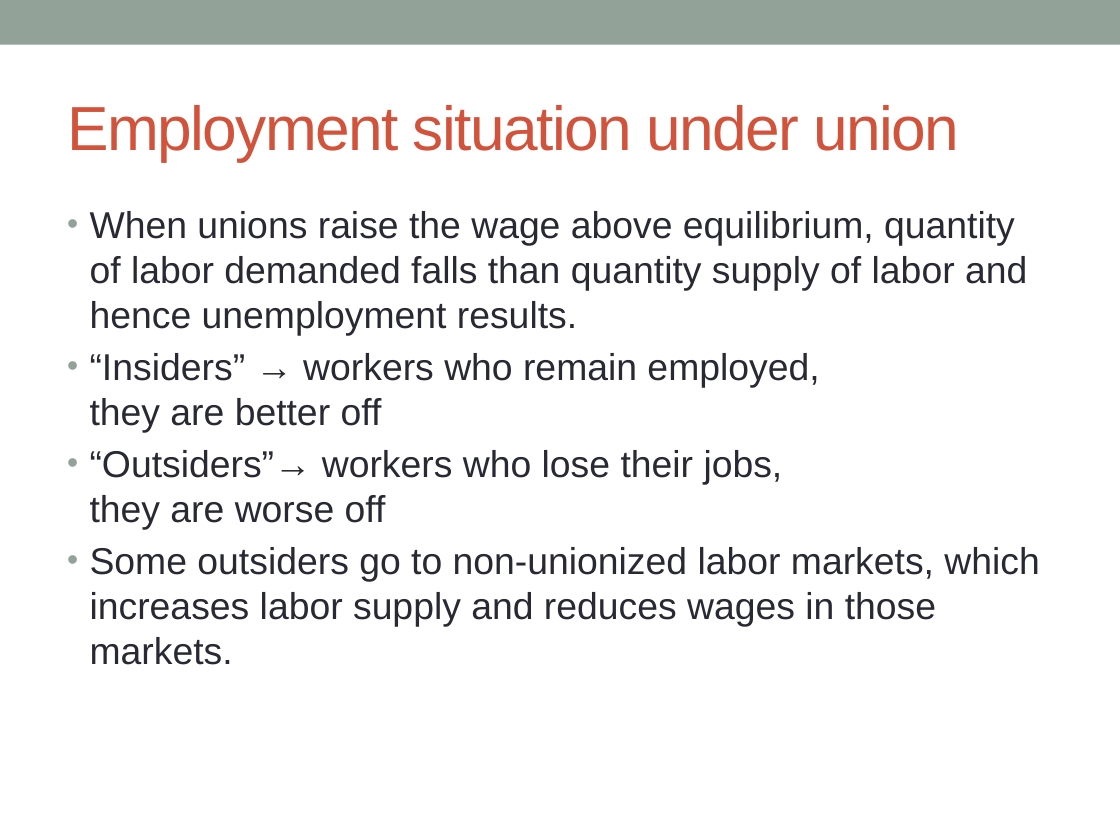
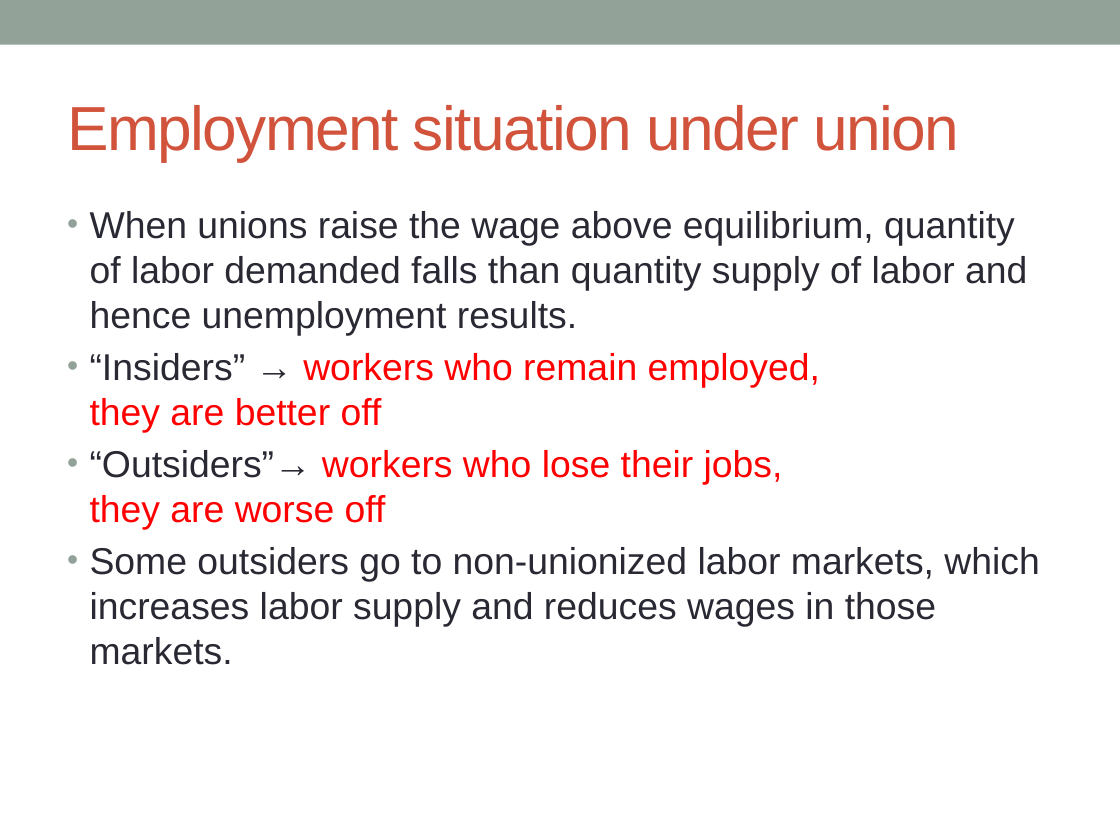
Before and after one commit to AbdullahRFA/3-1_All_Resources, a slide deck: slide 20 of Economics(CSE-301)/tutorial 3/Unemployment_peco.pptx. Drawn at 1120x840 pixels with LibreOffice and Linux fonts; fonts in the diff are those of the drawing; background and template pictures are left out. Boxes give left, top, right and bottom in pixels: in the first picture for what was removed or moved away, otherwise in the second. Text is boxed around its words. In the diff, an @@ line names an element or a change of style, - is before the commit and + after.

```diff
--- a/Economics(CSE-301)/tutorial 3/Unemployment_peco.pptx
+++ b/Economics(CSE-301)/tutorial 3/Unemployment_peco.pptx
@@ text at (x1=90, y1=353, x2=820, y2=530): text colour #292934 to #FF0000 in "workers who remain employed, they are better ...", "workers who lose their jobs, they are ..." @@
```
Also in this commit, not shown: 4 other slides changed, 41 other files.
